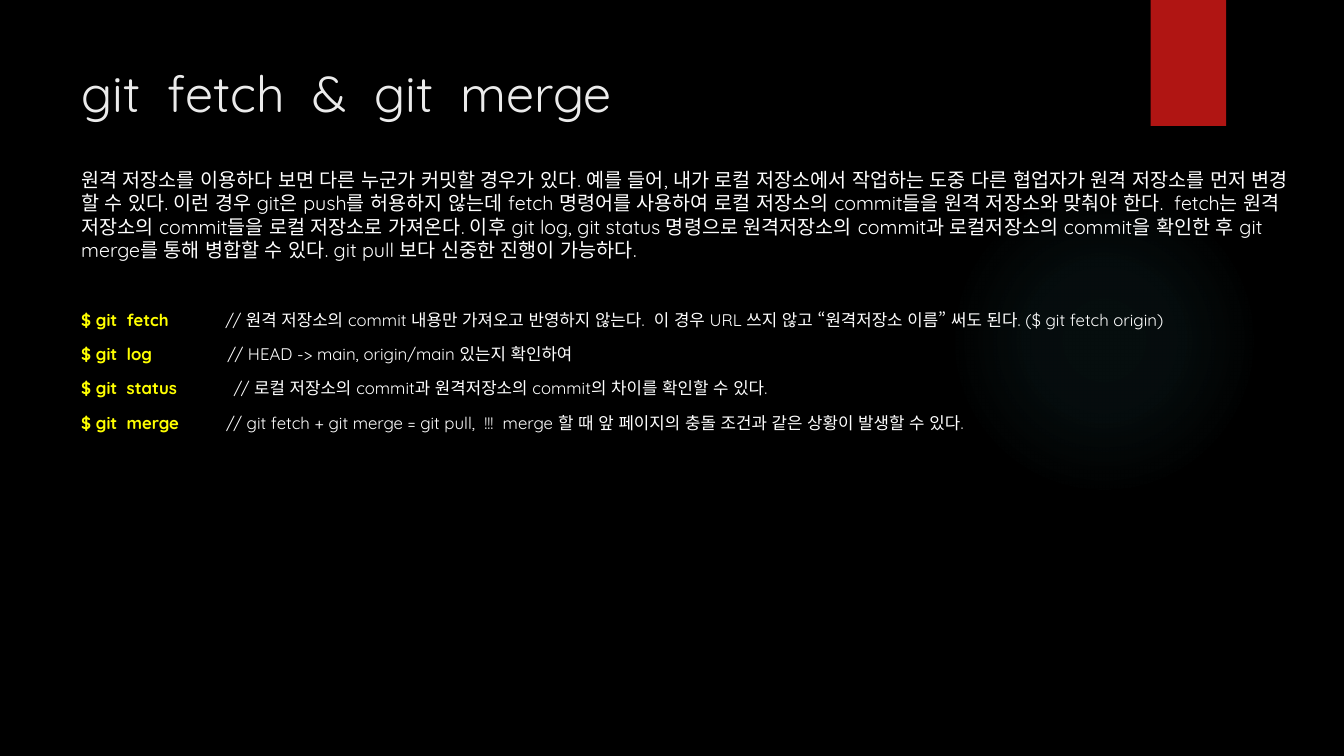
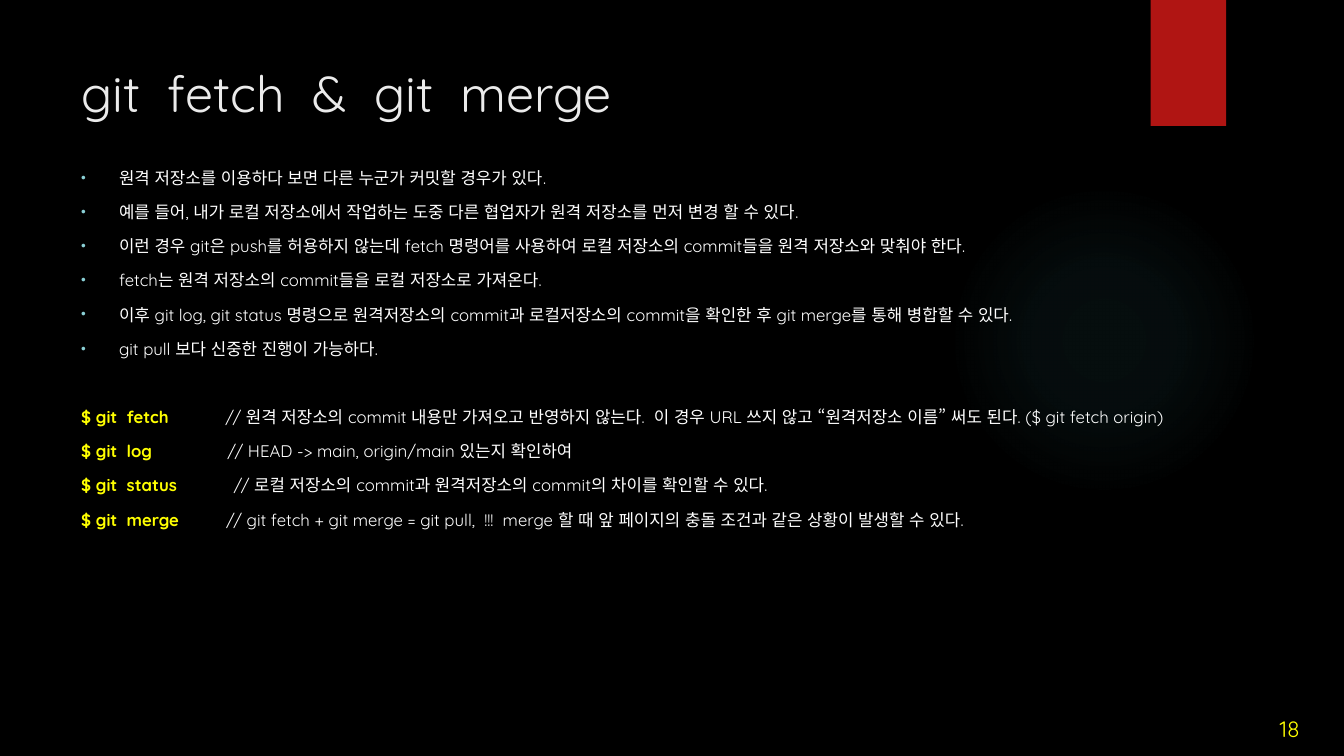
Before and after one commit to iredseal/Learning, a slide deck: slide 18 of Tools/git/SW 형상 관리.pptx. Drawn at 1344x756 pixels with LibreOffice and Linux fonts; fonts in the diff are those of the drawing; background and template pictures are left out. Boxes give left, top, right and bottom in pixels: in the first picture for what was removed or moved away, otherwise in the second. Text is boxed around its words. In the diff, an @@ line names an element or a change of style, - is before the commit and + after.

```diff
--- a/Tools/git/SW 형상 관리.pptx
+++ b/Tools/git/SW 형상 관리.pptx
@@ text at bbox=[119, 170, 1012, 359]: text changed; size 14 to 12 pt @@
-원격 저장소를 이용하다 보면 다른 누군가 커밋할 경우가 있다. 예를 들어, 내가 로컬 저장소에서 작업하는 도중 다른 협업자가 원격 저장소를 먼저 변경 할 수 있다. 이런 경우 git은 push를 허용하지 않는데 fetch 명령어를 사용하여 로컬 저장소의 commit들을 원격 저장소와 맞춰야 한다. fetch는 원격 저장소의 commit들을 로컬 저장소로 가져온다. 이후 git log, git status 명령으로 원격저장소의 commit과 로컬저장소의 commit을 확인한 후 git merge를 통해 병합할 수 있다. git pull 보다 신중한 진행이 가능하다.
+• 원격 저장소를 이용하다 보면 다른 누군가 커밋할 경우가 있다.
+• 예를 들어, 내가 로컬 저장소에서 작업하는 도중 다른 협업자가 원격 저장소를 먼저 변경 할 수 있다.
+• 이런 경우 git은 push를 허용하지 않는데 fetch 명령어를 사용하여 로컬 저장소의 commit들을 원격 저장소와 맞춰야 한다.
+• fetch는 원격 저장소의 commit들을 로컬 저장소로 가져온다.
+• 이후 git log, git status 명령으로 원격저장소의 commit과 로컬저장소의 commit을 확인한 후 git merge를 통해 병합할 수 있다.
+• git pull 보다 신중한 진행이 가능하다.
@@ page number added at bbox=[1280, 721, 1300, 737], 16 pt, text #FFFF00 @@
+18
```
Also in this commit, not shown: 25 other slides changed, 1 other file.
